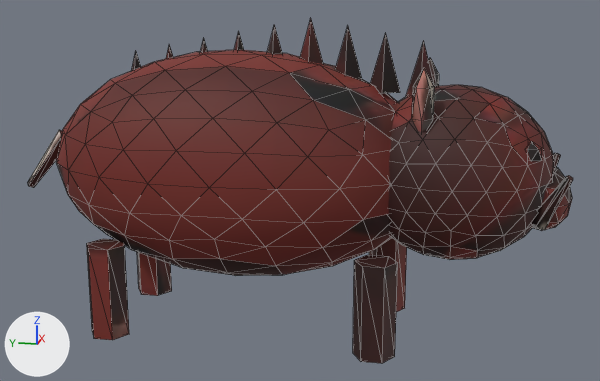
The glTF model www/models/obstaculos/jabali.glb, before and after one commit.
Before and after are seen from a 50 mm camera at (-3.57, -0.79, 1.53) aimed at (0.0, -0.07, 0.64). The axes (+X, +Y, +Z) are drawn at lower left. The lights are the same throughout. The picture after the commit comes second. Mesh edges are drawn as thin lines. Vertices at exactly the same position are counted once.

In view in the first picture: 'jabali'.
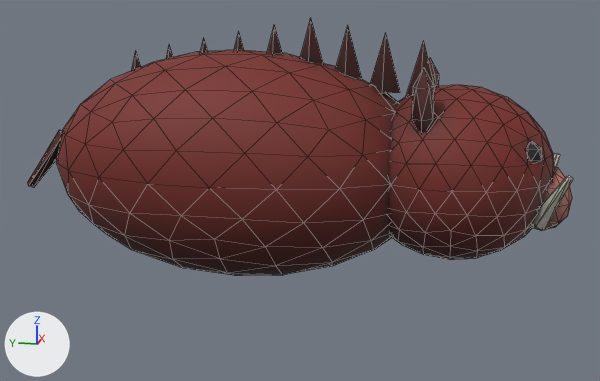
The change in detail:
me_icosphere is used by ob_jabali; location (0.0, 0.0, 0.0).
me_icosphere had 535 vertices, 978 faces and spanned x -0.48..0.48, y -1.25..1.27, z 0.0..1.4.
me_icosphere now has 487 vertices, 898 faces and spans x -0.48..0.48, y -1.25..1.27, z 0.24..1.4.
me_icosphere part 1: the loose piece of 12 vertices spanning x -0.36..-0.2, y 0.66..0.84, z 0.0..0.42 is deleted.
me_icosphere part 2: the loose piece of 12 vertices spanning x 0.2..0.36, y 0.66..0.84, z 0.0..0.42 is deleted.
me_icosphere part 3: the loose piece of 12 vertices spanning x 0.2..0.36, y -0.54..-0.36, z 0.0..0.42 is deleted.
me_icosphere part 4: the loose piece of 12 vertices spanning x -0.36..-0.2, y -0.54..-0.36, z 0.0..0.42 is deleted.
me_icosphere part 5: 897 kept faces spanning x -0.48..0.48, y -1.25..1.27, z 0.24..1.4 get new texture (UV) coordinates.

Changed parts and their boxes (x1, y1, x2, y2) in the pictures (600 x 381 px):
'jabali', reshaped (25% shorter): before (27, 19, 573, 363); after (27, 19, 573, 276)
part 1 of me_icosphere, deleted (red): before (87, 239, 129, 340)
part 2 of me_icosphere, deleted (red): before (137, 252, 172, 296)
part 3 of me_icosphere, deleted (brown): before (369, 238, 407, 312)
part 4 of me_icosphere, deleted (brown): before (353, 255, 398, 363)
part 5 of me_icosphere, surface changed: (27, 23, 573, 275) in both
